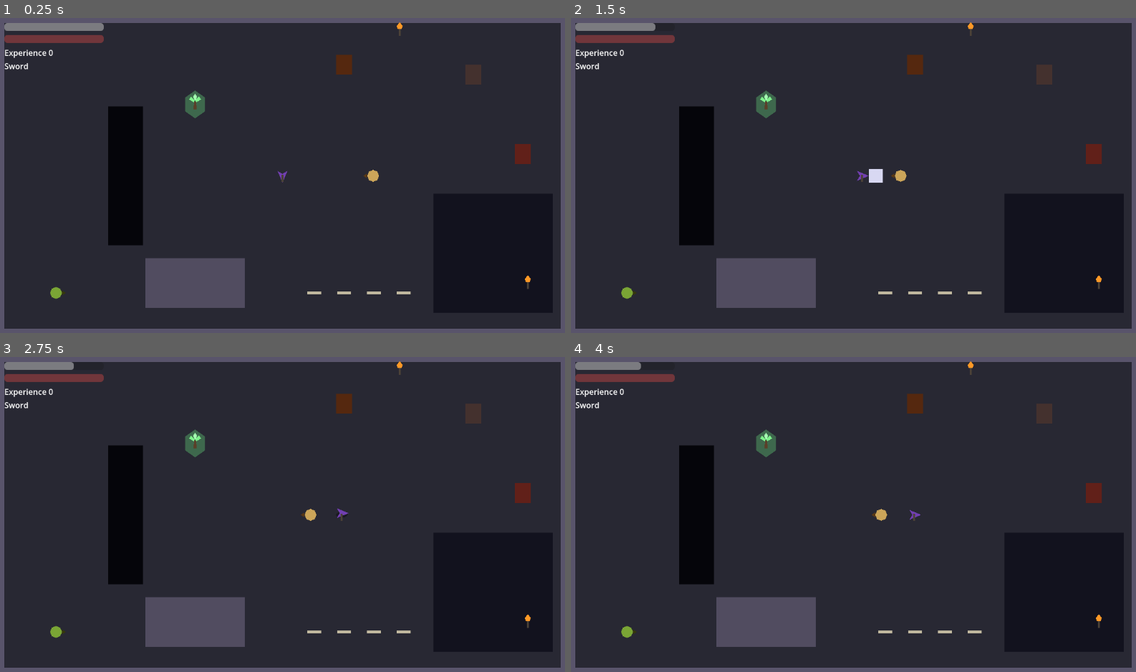
Above: before the commit, frames 1-4 (two rows, left to right).
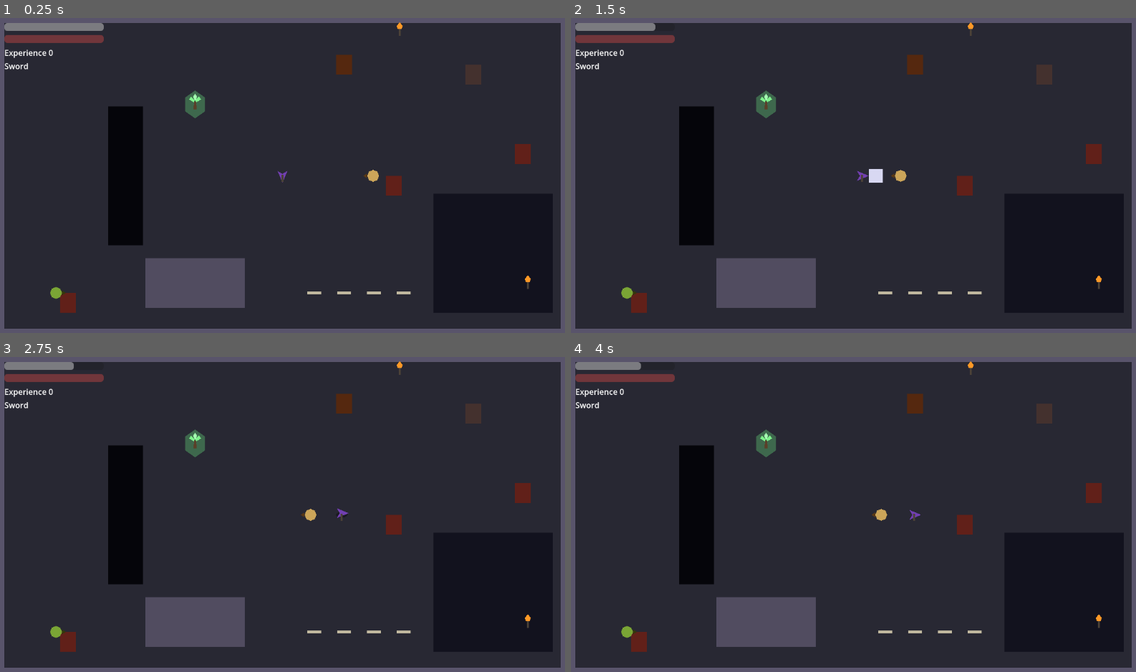
Above: after the commit, the same moments.

Repository: KrisUni/the-shattering
Game: Godot game, scene res://scenes/test_room.tscn
The game is run twice, just before and just after one commit, with the same random seed, the same clock (stepped at 60 frames per second) and the same inputs. Sound files missing from this copy of the repository are replaced by a short silence.
Inputs (mouse positions are in pixels of both pictures, inside the frame that each line leads up to):
- Up to frame 1 (0.25 s): no input
- Up to frame 2 (1.5 s): tap Enter at 0.5 s; move the mouse to (977, 159) at 0.52 s; hold D (move_right) 0.53-1.25 s; hold Shift (block) 0.53-1.25 s; click (977, 159) at 0.67 s; tap F (jump) at 0.77, 1.07 s; tap R (interact) at 0.8 s; drag from (740, 191) to (768, 282) at 1.27 s
- Up to frame 3 (2.75 s): move the mouse to (339, 445) at 2.02 s; hold D (move_right) from 2.03 s (still down); hold Space (roll) from 2.03 s (still down); tap F (jump) at 2.3 s
- Up to frame 4 (4 s): release D (move_right) at 2.75 s; release Space (roll) at 2.75 s; drag from (825, 580) to (915, 404) at 2.77 s; tap Enter at 3.5 s; move the mouse to (1023, 561) at 3.52 s; hold A (move_left) from 3.53 s (still down); hold Right mouse button (attack_heavy) from 3.53 s (still down); tap F (jump) at 3.77 s; tap R (interact) at 3.8 s

The runs differ from the first frame. In frame 1, 0.4% of the frame differs, in the area x 10-72%, y 50-94%; in frame 2, 0.4%; in frame 3, 0.4%; in frame 4, 0.4%.

Commit message:
Hurt anyone standing in Fire and force Almos out of a burning Hiding spot (#18)
Co-Authored-By: Claude Sonnet 5.5 <noreply@anthropic.com>
Claude-Session: https://claude.ai/code/session_01DPqZC9x3de63TTURx84nyd

Diff:
--- a/data/fire.tres
+++ b/data/fire.tres
@@ -9,3 +9,5 @@
 burn_time = 4.0
 light = 0.7
 light_radius = 90.0
+damage_per_tick = 4.0
+tick_interval = 0.6
--- a/scenes/almos/almos.gd
+++ b/scenes/almos/almos.gd
@@ -258,6 +258,9 @@
 var _casting := false
 # Whether he is in a Hiding spot.
 var _hiding := false
+
+# The Hiding spot he is in, while he is in one.
+var _hiding_spot: HidingSpot
 # The Noise radius he made in the physics frame before this one, read at the start of this frame: it
 # is what an enemy that sees him get into a Hiding spot in this frame heard of him.
 var _noise_before := 0.0
@@ -603,6 +606,9 @@
 	_end_every_action()
 	global_position = nearest.global_position
 	_hiding = true
+	_hiding_spot = nearest
+	if nearest.flammable != null and not nearest.flammable.caught.is_connected(_on_hiding_spot_caught):
+		nearest.flammable.caught.connect(_on_hiding_spot_caught)
 	_placeholder.modulate = HIDDEN_TINT
 	return true
 
@@ -611,6 +617,13 @@
 func _leave_hiding() -> void:
 	_hiding = false
 	_placeholder.modulate = Color.WHITE
+
+
+# A Hiding spot caught Fire: if it is the one he is in, he is out of it at once, as with a tap, and
+# so can be hurt by the Fire.
+func _on_hiding_spot_caught() -> void:
+	if _hiding and _hiding_spot != null and _hiding_spot.flammable != null and _hiding_spot.flammable.burning:
+		_leave_hiding()
 
 
 # A hit landed on him: in a Hiding spot, that pulls him out of it.
--- a/scenes/test_room.tscn
+++ b/scenes/test_room.tscn
@@ -120,6 +120,14 @@
 position = Vector2(1060, 280)
 modulate = Color(0.85, 0.4, 0.5, 1)
 
+[node name="EnemyCurtain" parent="." instance=ExtResource("19_hiding_spot")]
+position = Vector2(800, 344)
+modulate = Color(0.85, 0.4, 0.5, 1)
+
+[node name="HunterCurtain" parent="." instance=ExtResource("19_hiding_spot")]
+position = Vector2(144, 580)
+modulate = Color(0.85, 0.4, 0.5, 1)
+
 [node name="WallTorch" parent="." instance=ExtResource("20_torch")]
 position = Vector2(812, 30)
 
--- a/scenes/world/flammable.gd
+++ b/scenes/world/flammable.gd
@@ -10,6 +10,11 @@
 ## It is on the physics layer flammable, where a fireball and the torch's Hitbox find it. It is in
 ## the group "flammables", which is where Fire looks for the things to spread to. Coming back after
 ## it is burnt out is not its business yet.
+##
+## While it burns it hurts, in ticks, every Hurtbox of Almos or an enemy that overlaps it: the tick
+## damage every tick interval, the first one tick interval after it catches, none once it is burnt
+## out. The damage is unblockable, builds no Stagger, and misses whoever is untouchable at that
+## moment. Each burning thing ticks on its own clock, so overlapping ones each hurt.
 
 ## Emitted once, when it catches.
 signal caught
@@ -17,6 +22,9 @@
 ## Emitted once, when the burn time is over and it is burnt out. (The property burnt_out says
 ## whether it is.)
 signal burned_out
+
+## Emitted at each tick, after the damage is dealt.
+signal ticked
 
 ## What the thing is, for what Fire does to it afterwards.
 enum Kind { HIDING_SPOT, FUNGUS, PATH_BLOCKER }
@@ -45,10 +53,16 @@
 	get:
 		return _burnt_out
 
+## How many ticks it has made since it caught.
+var ticks: int:
+	get:
+		return _ticks
+
 var _burning := false
 var _burnt_out := false
 var _burned_for := 0.0
 var _spread := false
+var _ticks := 0
 
 @onready var _flame: CanvasItem = get_node_or_null("Flame")
 
@@ -65,6 +79,7 @@
 	if not _burning:
 		return
 	_burned_for += delta
+	_tick()
 	if not _spread and _burned_for >= tuning.spread_delay:
 		_spread = true
 		_spread_fire()
@@ -79,6 +94,7 @@
 	_burning = true
 	_burned_for = 0.0
 	_spread = false
+	_ticks = 0
 	add_to_group(&"fires")
 	_show()
 	caught.emit()
@@ -89,6 +105,19 @@
 ## radius, the edge included.
 func lights(point: Vector2) -> bool:
 	return _burning and global_position.distance_to(point) <= tuning.light_radius
+
+
+# Ticks that are due: each hurts whoever stands in the thing, while it has not burnt out.
+func _tick() -> void:
+	if tuning.tick_interval <= 0.0:
+		return
+	while _burned_for < tuning.burn_time and _burned_for >= (_ticks + 1) * tuning.tick_interval:
+		_ticks += 1
+		for area in get_overlapping_areas():
+			var hurtbox := area as Hurtbox
+			if hurtbox != null:
+				hurtbox.hurt_damage_only(tuning.damage_per_tick, global_position, true)
+		ticked.emit()
 
 
 # Sets alight every other flammable thing within the spread radius.
--- a/scenes/world/flammable.tscn
+++ b/scenes/world/flammable.tscn
@@ -7,8 +7,7 @@
 
 [node name="Flammable" type="Area2D"]
 collision_layer = 512
-collision_mask = 0
-monitoring = false
+collision_mask = 6
 script = ExtResource("1_script")
 
 [node name="CollisionShape2D" type="CollisionShape2D" parent="."]
--- a/scripts/combat/hurtbox.gd
+++ b/scripts/combat/hurtbox.gd
@@ -85,8 +85,9 @@
 ## coming from this point in the world. It builds no Stagger and is neither a Critical hit, low,
 ## unblockable nor a grab: it is parried, blocked, missed and dealt with as any hit is, but the
 ## owner is told with landed_damage_only, not landed. Returns what became of it, as hurt does.
-func hurt_damage_only(damage: float, from: Vector2) -> Outcome:
-	return _receive(damage, from, 0.0, false, false, false, false, true)
+## If it is unblockable, as Fire's is, it is neither parried nor blocked, as with hurt.
+func hurt_damage_only(damage: float, from: Vector2, unblockable := false) -> Outcome:
+	return _receive(damage, from, 0.0, false, false, unblockable, false, true)
 
 
 # The hit itself, for hurt and hurt_damage_only.
--- a/scripts/tuning/fire_tuning.gd
+++ b/scripts/tuning/fire_tuning.gd
@@ -18,3 +18,10 @@
 
 ## How far from a burning thing, in pixels, its light reaches.
 @export var light_radius: float
+
+## How much damage, a tick, Fire does to each body standing in a burning thing.
+@export var damage_per_tick: float
+
+## How long, in seconds, between one tick and the next while a thing burns. The first tick comes
+## this long after it catches.
+@export var tick_interval: float
--- /dev/null
+++ b/test/test_fire_damage.gd
@@ -0,0 +1,237 @@
+extends GutTest
+## Fire hurting, in the test room with the real Almos, the real enemies and the shipped numbers,
+## driven through the Interact, Block and Roll actions: Almos standing in a burning curtain loses
+## the tick damage each tick, and Block takes none of it off; a Roll through a fire line is
+## untouchable for part of it and the ticks that land then do nothing; hidden in the barrel when it
+## catches he is put out of it and hurt; and an enemy beside its own curtain takes the same damage
+## as Almos and no Stagger. Distances and waits are worked from the data files, so nothing here
+## pins a number in them.
+
+const AlmosInput := preload("res://test/helpers/almos_input.gd")
+
+const TEST_ROOM_PATH := "res://scenes/test_room.tscn"
+const FIRE_PATH := "res://data/fire.tres"
+const TAP_FRAMES := 3
+# In physics frames. Slack added to a computed wait; shorter than the shipped tick interval.
+const MARGIN_FRAMES := 4
+# In physics frames. The most a wait for something to happen may take.
+const FRAME_LIMIT := 600
+# In pixels. How wide the fire line of the Roll is, and how far left of its middle Almos starts.
+const LINE_WIDTH := 600.0
+const START_LEFT_OF_MIDDLE := 200.0
+# In pixels. Where Almos stands when he is to be far from every fire and enemy.
+const FAR_CORNER := Vector2(100.0, 100.0)
+
+var _almos_input: AlmosInput
+var _fire: FireTuning
+var _player: PlayerTuning
+var _room: Node
+var _almos: Almos
+var _ticks_while_untouchable := 0
+var _health_when_last_untouchable_tick := -1.0
+
+
+func before_each() -> void:
+	await get_tree().process_frame
+	_almos_input = AlmosInput.new(self)
+	_fire = load(FIRE_PATH) as FireTuning
+	_player = load(AlmosInput.TUNING_PATH) as PlayerTuning
+	_ticks_while_untouchable = 0
+	_health_when_last_untouchable_tick = -1.0
+
+
+func after_each() -> void:
+	_almos_input.release_everything()
+
+
+func test_almos_standing_in_a_burning_curtain_loses_the_tick_damage_each_tick() -> void:
+	_set_up_room()
+	var curtain := _room.get_node("Curtain/Flammable") as Flammable
+	_almos.global_position = _room.get_node("Curtain").global_position
+	await wait_physics_frames(MARGIN_FRAMES)
+
+	curtain.ignite()
+	await _wait_for_ticks(curtain, 1)
+	assert_eq(_lost(), _fire.damage_per_tick, "one tick")
+	await _wait_for_ticks(curtain, 2)
+
+	assert_eq(_lost(), 2.0 * _fire.damage_per_tick, "two")
+
+
+func test_almos_beside_a_burning_curtain_but_not_in_it_is_not_hurt() -> void:
+	_set_up_room()
+	var curtain := _room.get_node("Curtain/Flammable") as Flammable
+	_almos.global_position = _room.get_node("Curtain").global_position + Vector2(0.0, 100.0)
+	await wait_physics_frames(MARGIN_FRAMES)
+
+	curtain.ignite()
+	await _wait_for_ticks(curtain, 2)
+
+	assert_eq(_lost(), 0.0)
+
+
+func test_holding_block_takes_nothing_off_the_fire_damage() -> void:
+	_set_up_room()
+	var curtain := _room.get_node("Curtain/Flammable") as Flammable
+	_almos.global_position = _room.get_node("Curtain").global_position + Vector2.LEFT * 8.0
+	_almos.facing = Vector2.RIGHT
+	_almos_input.press_action(&"block")
+	await wait_physics_frames(MARGIN_FRAMES)
+	assert_true(_almos.blocking, "control: he is blocking")
+
+	curtain.ignite()
+	await _wait_for_ticks(curtain, 1)
+
+	assert_eq(_lost(), _fire.damage_per_tick)
+
+
+func test_a_tick_that_lands_while_he_is_untouchable_in_a_roll_does_nothing() -> void:
+	_set_up_room()
+	var line := _room.get_node("Curtain/Flammable") as Flammable
+	var shape := RectangleShape2D.new()
+	shape.size = Vector2(LINE_WIDTH, 40.0)
+	(line.get_node("CollisionShape2D") as CollisionShape2D).shape = shape
+	var middle: Vector2 = _room.get_node("Curtain").global_position
+	_almos.global_position = middle + Vector2.LEFT * START_LEFT_OF_MIDDLE
+	_almos.facing = Vector2.RIGHT
+	line.ticked.connect(_on_ticked)
+	await wait_physics_frames(MARGIN_FRAMES)
+
+	line.ignite()
+	await _wait_for_ticks(line, 1)
+	# The Roll begins when the tap ends; the tap is begun early enough that the next tick falls in
+	# the middle of the untouchable stretch of the Roll.
+	var lead := TAP_FRAMES / 60.0 + _player.roll_untouchable_start + _player.roll_untouchable_duration / 2.0
+	await wait_physics_frames(ceili((_fire.tick_interval - lead) * 60.0))
+	_almos_input.press_action(&"roll")
+	await wait_physics_frames(TAP_FRAMES)
+	_almos_input.release_action(&"roll")
+	await _wait_for_ticks(line, 2)
+
+	assert_eq(_ticks_while_untouchable, 1, "control: the second tick fell in the untouchable stretch")
+	assert_eq(_health_when_last_untouchable_tick, _almos.health.maximum - _fire.damage_per_tick, "it took nothing")
+	assert_eq(_lost(), _fire.damage_per_tick, "only the first tick hurt")
+
+
+func test_hidden_in_the_barrel_when_it_catches_he_is_put_out_and_hurt() -> void:
+	_set_up_room()
+	var barrel := _room.get_node("Barrel/Flammable") as Flammable
+	_almos.global_position = _room.get_node("Barrel").global_position
+	await _tap(&"interact")
+	assert_true(_almos.hiding, "control: he is in the barrel")
+
+	barrel.ignite()
+	assert_false(_almos.hiding, "he is out at once, as with a tap")
+	assert_eq(_lost(), 0.0, "and not hurt before the first tick")
+	await _wait_for_ticks(barrel, 1)
+
+	assert_eq(_lost(), _fire.damage_per_tick, "then he takes Fire damage like anyone in it")
+	assert_false(_almos.hiding)
+
+
+func test_hidden_in_a_spot_that_does_not_burn_he_stays_hidden_while_another_burns() -> void:
+	_set_up_room()
+	var barrel := _room.get_node("Barrel/Flammable") as Flammable
+	var bed := _room.get_node("Bed/Flammable") as Flammable
+	_almos.global_position = _room.get_node("Barrel").global_position
+	await _tap(&"interact")
+	assert_true(_almos.hiding, "control: he is in the barrel")
+
+	bed.ignite()
+	await _wait_for_ticks(bed, 1)
+
+	assert_true(_almos.hiding)
+	assert_eq(_lost(), 0.0)
+	assert_false(barrel.burning)
+
+
+func test_a_burnt_out_spot_hurts_no_one() -> void:
+	_set_up_room()
+	var curtain := _room.get_node("Curtain/Flammable") as Flammable
+	_almos.global_position = _room.get_node("Curtain").global_position
+	await wait_physics_frames(MARGIN_FRAMES)
+	curtain.ignite()
+	await _until(func() -> bool: return curtain.burnt_out)
+	var lost := _lost()
+	assert_gt(lost, 0.0, "control: it hurt while it burned")
+
+	await wait_physics_frames(ceili(3.0 * _fire.tick_interval * 60.0))
+
+	assert_eq(_lost(), lost)
+
+
+func test_the_training_enemy_beside_its_curtain_takes_what_almos_does_and_no_stagger() -> void:
+	_set_up_room()
+	var enemy = _room.get_node("TrainingEnemy")
+	var curtain := _room.get_node("EnemyCurtain/Flammable") as Flammable
+	_almos.global_position = FAR_CORNER
+	await wait_physics_frames(MARGIN_FRAMES)
+
+	curtain.ignite()
+	await _wait_for_ticks(curtain, 1)
+
+	assert_eq(enemy.health.maximum - enemy.health.current, _fire.damage_per_tick)
+	assert_eq(enemy.stagger.current, 0.0, "Fire builds no Stagger")
+
+
+func test_the_sound_hunter_beside_its_curtain_is_hurt_the_same() -> void:
+	_set_up_room()
+	var hunter = _room.get_node("SoundHunter")
+	var curtain := _room.get_node("HunterCurtain/Flammable") as Flammable
+	_almos.global_position = FAR_CORNER
+	await wait_physics_frames(MARGIN_FRAMES)
+
+	curtain.ignite()
+	await _wait_for_ticks(curtain, 1)
+
+	assert_eq(hunter.health.maximum - hunter.health.current, _fire.damage_per_tick)
+	assert_eq(hunter.stagger.current, 0.0)
+
+
+# --- set-up ---
+
+
+# The test room as shipped, with the enemies kept away from Almos by his spot: the test moves him
+# to the thing it uses. The test frees it all.
+func _set_up_room() -> void:
+	var scene := load(TEST_ROOM_PATH) as PackedScene
+	assert_not_null(scene, "the test room scene should load")
+	_room = scene.instantiate()
+	add_child_autofree(_room)
+	_almos = _room.get_node("Almos") as Almos
+	_almos.facing = Vector2.RIGHT
+	_room.get_node("TrainingEnemy").target = null
+	_room.get_node("SoundHunter").target = null
+
+
+func _lost() -> float:
+	return _almos.health.maximum - _almos.health.current
+
+
+func _on_ticked() -> void:
+	if _almos.untouchable:
+		_ticks_while_untouchable += 1
+		_health_when_last_untouchable_tick = _almos.health.current
+
+
+# Waits until this burning thing has ticked this many times in all since it caught.
+func _wait_for_ticks(thing: Flammable, count: int) -> void:
+	for i in FRAME_LIMIT:
+		if thing.ticks >= count:
+			return
+		await get_tree().physics_frame
+
+
+# Taps an action and lets the tap take effect.
+func _tap(action: StringName) -> void:
+	_almos_input.press_action(action)
+	await wait_physics_frames(TAP_FRAMES)
+	_almos_input.release_action(action)
+	await wait_physics_frames(TAP_FRAMES)
+
+
+func _until(condition: Callable) -> void:
+	for i in FRAME_LIMIT:
+		if condition.call():
+			return
+		await get_tree().physics_frame
--- /dev/null
+++ b/test/test_flammable_damage.gd
@@ -0,0 +1,185 @@
+extends GutTest
+## What a burning Flammable thing does to a Hurtbox inside it, on its own: it ticks the damage
+## every tick interval while it burns, the first tick one interval after it catches, to every
+## Hurtbox of Almos's side or the enemies' that overlaps it, and to none outside, none before it
+## burns and none once it is burnt out. The numbers are a tuning this test makes, so nothing here
+## pins the shipped ones.
+
+const FLAMMABLE_PATH := "res://scenes/world/flammable.tscn"
+const HURTBOX_SCRIPT_PATH := "res://scripts/combat/hurtbox.gd"
+const PLAYER_HURTBOX_LAYER := 2
+const ENEMY_HURTBOX_LAYER := 4
+# In pixels. Half the width of the Flammable's box, and how far past its edge a body is put to be
+# clear of it: further than the radius of a Hurtbox's circle.
+const HALF_WIDTH := 16.0
+const CLEAR_OF_IT := 60.0
+# In physics frames. Slack added to a computed wait.
+const MARGIN_FRAMES := 3
+
+var _tuning: FireTuning
+
+
+func before_each() -> void:
+	await get_tree().process_frame
+	_tuning = FireTuning.new()
+	_tuning.spread_radius = 100.0
+	_tuning.spread_delay = 10.0
+	_tuning.burn_time = 1.5
+	_tuning.light = 0.6
+	_tuning.light_radius = 70.0
+	_tuning.damage_per_tick = 7.0
+	_tuning.tick_interval = 0.4
+
+
+func test_a_burning_thing_hurts_what_stands_in_it_each_tick() -> void:
+	var thing := _thing()
+	var body := _body(PLAYER_HURTBOX_LAYER, Vector2.ZERO)
+	await wait_physics_frames(MARGIN_FRAMES)
+
+	thing.ignite()
+	await wait_physics_frames(_frames(_tuning.tick_interval) + MARGIN_FRAMES)
+	assert_eq(_lost(body), _tuning.damage_per_tick, "one tick after one interval")
+	await wait_physics_frames(_frames(_tuning.tick_interval))
+
+	assert_eq(_lost(body), 2.0 * _tuning.damage_per_tick, "and another after the next")
+
+
+func test_the_first_tick_comes_one_interval_after_it_catches_not_before() -> void:
+	var thing := _thing()
+	var body := _body(PLAYER_HURTBOX_LAYER, Vector2.ZERO)
+	await wait_physics_frames(MARGIN_FRAMES)
+
+	thing.ignite()
+	await wait_physics_frames(_frames(_tuning.tick_interval) - MARGIN_FRAMES)
+
+	assert_eq(_lost(body), 0.0)
+
+
+func test_it_hurts_an_enemys_hurtbox_as_it_hurts_almos() -> void:
+	var thing := _thing()
+	var almos := _body(PLAYER_HURTBOX_LAYER, Vector2(-5.0, 0.0))
+	var enemy := _body(ENEMY_HURTBOX_LAYER, Vector2(5.0, 0.0))
+	await wait_physics_frames(MARGIN_FRAMES)
+
+	thing.ignite()
+	await wait_physics_frames(_frames(_tuning.tick_interval) + MARGIN_FRAMES)
+
+	assert_eq(_lost(enemy), _tuning.damage_per_tick)
+	assert_eq(_lost(enemy), _lost(almos), "the same damage")
+
+
+func test_it_hurts_nothing_outside_it() -> void:
+	var thing := _thing()
+	var body := _body(PLAYER_HURTBOX_LAYER, Vector2(HALF_WIDTH + CLEAR_OF_IT, 0.0))
+	await wait_physics_frames(MARGIN_FRAMES)
+
+	thing.ignite()
+	await wait_physics_frames(_frames(_tuning.burn_time) + MARGIN_FRAMES)
+
+	assert_eq(_lost(body), 0.0)
+
+
+func test_it_hurts_nothing_while_it_does_not_burn() -> void:
+	var _thing_that_is_not_lit := _thing()
+	var body := _body(PLAYER_HURTBOX_LAYER, Vector2.ZERO)
+
+	await wait_physics_frames(_frames(_tuning.burn_time) + MARGIN_FRAMES)
+
+	assert_eq(_lost(body), 0.0)
+
+
+func test_a_burning_thing_hurts_for_the_burn_time_and_no_longer() -> void:
+	var thing := _thing()
+	var body := _body(PLAYER_HURTBOX_LAYER, Vector2.ZERO)
+	await wait_physics_frames(MARGIN_FRAMES)
+	var ticks := floori(_tuning.burn_time / _tuning.tick_interval)
+
+	thing.ignite()
+	await wait_physics_frames(_frames(_tuning.burn_time) + MARGIN_FRAMES)
+	assert_true(thing.burnt_out, "control: it has burnt out")
+	assert_eq(_lost(body), ticks * _tuning.damage_per_tick, "a tick for each whole interval it burned")
+	await wait_physics_frames(3 * _frames(_tuning.tick_interval))
+
+	assert_eq(_lost(body), ticks * _tuning.damage_per_tick, "and none after")
+
+
+func test_each_burning_thing_ticks_on_its_own_so_overlapping_ones_all_hurt() -> void:
+	var first := _thing()
+	var second := _thing()
+	var body := _body(PLAYER_HURTBOX_LAYER, Vector2.ZERO)
+	await wait_physics_frames(MARGIN_FRAMES)
+
+	first.ignite()
+	second.ignite()
+	await wait_physics_frames(_frames(_tuning.tick_interval) + MARGIN_FRAMES)
+
+	assert_eq(_lost(body), 2.0 * _tuning.damage_per_tick)
+
+
+func test_a_tick_misses_whoever_is_untouchable_and_cannot_be_blocked_or_parried() -> void:
+	var thing := _thing()
+	var untouchable := _body(PLAYER_HURTBOX_LAYER, Vector2(-5.0, 0.0))
+	untouchable.is_untouchable = func() -> bool: return true
+	var guarded := _body(PLAYER_HURTBOX_LAYER, Vector2(5.0, 0.0))
+	guarded.is_parried = func(_from: Vector2) -> bool: return true
+	guarded.damage_through = func(_damage: float, _from: Vector2) -> float: return 0.0
+	await wait_physics_frames(MARGIN_FRAMES)
+
+	thing.ignite()
+	await wait_physics_frames(_frames(_tuning.tick_interval) + MARGIN_FRAMES)
+
+	assert_eq(_lost(untouchable), 0.0, "an untouchable body takes nothing")
+	assert_eq(_lost(guarded), _tuning.damage_per_tick, "a Parry or a Block takes nothing off it")
+
+
+func test_a_tick_builds_no_stagger_and_is_heard_as_damage_only() -> void:
+	var thing := _thing()
+	var body := _body(PLAYER_HURTBOX_LAYER, Vector2.ZERO)
+	watch_signals(body)
+	await wait_physics_frames(MARGIN_FRAMES)
+
+	thing.ignite()
+	await wait_physics_frames(_frames(_tuning.tick_interval) + MARGIN_FRAMES)
+
+	assert_signal_emit_count(body, "landed_damage_only", 1)
+	assert_signal_not_emitted(body, "landed")
+
+
+# --- set-up ---
+
+
+# A Flammable thing at the origin, on the test's tuning. The test frees it.
+func _thing() -> Flammable:
+	var thing := (load(FLAMMABLE_PATH) as PackedScene).instantiate() as Flammable
+	thing.tuning = _tuning
+	add_child_autofree(thing)
+	return thing
+
+
+# A Hurtbox on this layer at this point, with a Health of its own. The test frees it.
+func _body(layer: int, at: Vector2) -> Hurtbox:
+	var health := Health.new()
+	health.maximum = 100.0
+	add_child_autofree(health)
+	var hurtbox := Hurtbox.new()
+	hurtbox.health = health
+	hurtbox.collision_layer = layer
+	hurtbox.collision_mask = 0
+	hurtbox.monitoring = false
+	var shape := CollisionShape2D.new()
+	var circle := CircleShape2D.new()
+	circle.radius = 12.0
+	shape.shape = circle
+	hurtbox.add_child(shape)
+	add_child_autofree(hurtbox)
+	hurtbox.global_position = at
+	return hurtbox
+
+
+func _lost(body: Hurtbox) -> float:
+	return body.health.maximum - body.health.current
+
+
+# How many physics frames last this long, at the 60 a second the suite runs at.
+func _frames(seconds: float) -> int:
+	return ceili(seconds * 60.0)
Not shown, added: test/test_fire_damage.gd.uid
Not shown, added: test/test_flammable_damage.gd.uid
